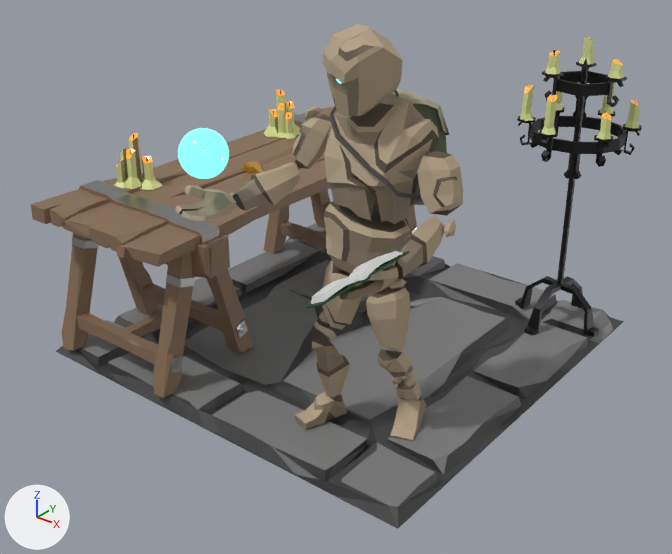
Renders of the glTF model public/WayOutScene2.gltf from each side of a commit.
Camera for both pictures: a 50 mm lens placed at (132.1, -161.0, 97.5), pointed at (4.0, -0.9, -1.8). Every picture has the same lights, and +X, +Y and +Z are marked at lower left. Where no turn or scale is listed for an object, it has been applied to the vertices.

In view in the first picture: 'Backpack', 'Candles.001', 'Chest', 'Floor', 'Head', 'Key_Golden', 'LowerArm.L', 'LowerArm.R', 'SM_Prop_Candle_Stand_01', 'Sphere', 'Table', 'UpperArm.R', 'UpperLeg.R', 'Waist'.
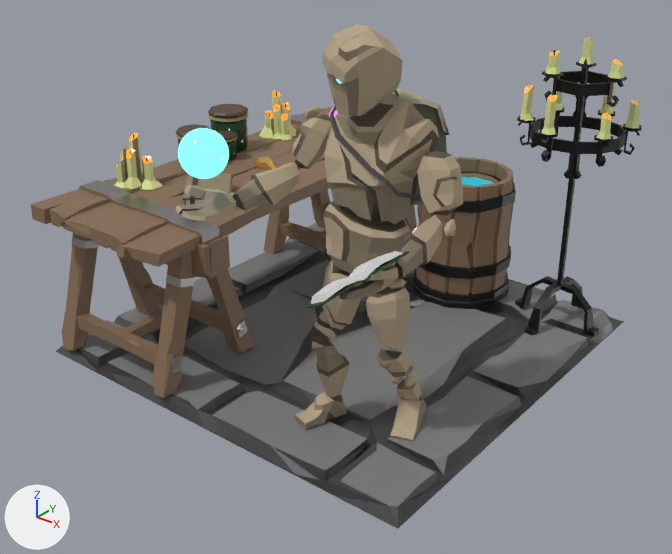
Commit message: update way out 3d model

Edits to the bpy script that builds the scene:
```text
Change ob_candles_001:
    ob_candles_001.location: (-48.1, 39.7, 13.6) -> (-48.1, 37.9, 13.6)
Change ob_key_golden:
    ob_key_golden.location: (-21.6, 3.7, 15.6) -> (-21.6, 8.3, 15.6)
Add ob_sm_prop_barrel_03:
    ob_sm_prop_barrel_03 = bpy.data.objects.new('SM_Prop_Barrel_03', me_mesh_014)  # 521 vertices, 924 faces; spans x -13.8..13.8, y -13.8..13.8, z 0.0..35.5; in mat_wood (brown #83674b), mat_black (black #000000), mat_cup (brown #55422f), mat_water (cyan #33d5e7)
    ob_sm_prop_barrel_03.location = (8.4, 51.4, -23.6)
Add ob_cube:
    ob_cube = bpy.data.objects.new('Cube', me_cube_002)  # 124 vertices, 188 faces; spans x -13.8..5.5, y -13.5..6.1, z -1.8..1.9; in mat_cover (brown #908167), mat_diffuse_default_001 (white #e7e7e7), mat_paper_001 (white #e7e7e7), mat_coverdarker (brown #433c32), mat_note1 (beige #fff4d0)
    ob_cube.location = (-22.5, -8.9, 16.9)
Add ob_jar_full_002:
    ob_jar_full_002 = bpy.data.objects.new('Jar_Full.002', me_cylinder_002)  # 130 vertices, 248 faces; spans x -5.41..5.41, y -5.69..5.69, z 0.04..11.63; in mat_glass_002 (dark green #053806), mat_cup_002 (brown #55422f), mat_candles2_003 (yellow #968c5e)
    ob_jar_full_002.location = (-50.4, 19.0, 14.8)
Add ob_jar_full_001:
    ob_jar_full_001 = bpy.data.objects.new('Jar_Full.001', me_cylinder_001)  # 130 vertices, 248 faces; spans x -3.21..3.21, y -3.38..3.38, z 0.02..6.91; in mat_glass_001 (dark green #053806), mat_cup_001 (brown #55422f), mat_candles2_001 (yellow #968c5e)
    ob_jar_full_001.location = (-45.5, 12.4, 14.8)
Add ob_jar_full:
    ob_jar_full = bpy.data.objects.new('Jar_Full', me_cylinder_021)  # 130 vertices, 248 faces; spans x -4.52..4.52, y -4.75..4.75, z 0.04..9.72; in mat_glass (dark green #053806), mat_cup (brown #55422f), mat_candles2 (yellow #968c5e)
    ob_jar_full.location = (-48.5, 3.7, 14.8)
```

Pixel boxes [x1, y1, x2, y2] of what changed, in the pictures (672 x 554 px):
'SM_Prop_Barrel_03', added
    after: [412, 157, 516, 309]
    faces in mat_wood (brown #83674b): [416, 157, 514, 295]
    faces in mat_black (black #000000): [412, 172, 516, 309]
    faces in mat_water (cyan #33d5e7): [462, 177, 493, 186]
'Candles.001', moved
    before: [264, 89, 300, 139]
    after: [259, 90, 297, 141]
'Jar_Full.002', added
    after: [208, 104, 248, 153]
    faces in mat_glass_002 (dark green #053806): [210, 119, 248, 153]
    faces in mat_cup_002 (brown #55422f): [208, 104, 248, 119]
    faces in mat_candles2_003 (yellow #968c5e): [208, 112, 248, 122]
'Cube', added (brown)
    after: [183, 173, 232, 205]
    faces in mat_cover (brown #908167): [183, 173, 232, 199]
'Key_Golden', moved
    before: [243, 161, 264, 174]
    after: [255, 157, 277, 170]
'Jar_Full.001', added
    after: [218, 130, 237, 161]
    faces in mat_glass_001 (dark green #053806): [226, 140, 237, 161]
    faces in mat_cup_001 (brown #55422f): [218, 130, 237, 140]
'Jar_Full', added
    after: [176, 124, 210, 148]
    faces in mat_cup (brown #55422f): [176, 124, 210, 137]
